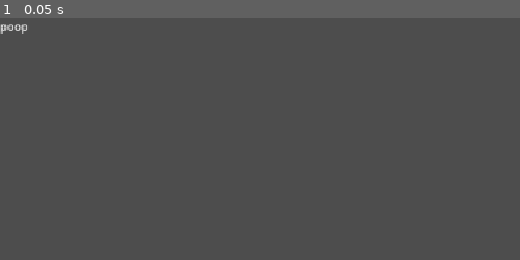
Above: before the commit, frame 1.
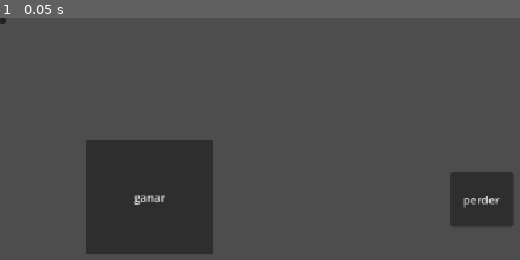
Above: after the commit, the same moment.

Repository: manzanerad/feria-gamer
Game: Godot game, scene res://scenes/main.tscn
Two runs of this game, one before a commit and one after it. Both use one fixed random seed, a clock stepped at 60 frames per second and the inputs below.
Inputs:
- Up to frame 1 (0.05 s): no input

The runs differ from the first frame. In frame 1, 14% of the frame differs, in the area x 0-99%, y 0-98%.

Commit message:
added minigame win and lose funcs and signals

Diff:
--- /dev/null
+++ b/scenes/main.gd
@@ -0,0 +1,24 @@
+extends Control
+@onready
+var minigame_slot = $MinigameSlot
+const MinigameScene: PackedScene = preload("res://scenes/test_minigame.tscn")
+
+
+# Called when the node enters the scene tree for the first time.
+func _ready() -> void:
+	var minigame = MinigameScene.instantiate()
+	minigame_slot.add_child(minigame)
+	minigame.win.connect(timer_gain)
+	minigame.lose.connect(timer_loss)
+
+
+# Called every frame. 'delta' is the elapsed time since the previous frame.
+func _process(delta: float) -> void:
+	pass
+
+
+func timer_gain(score):
+	print("gained score: " + str(score))
+
+func timer_loss():
+	print("womp womp")
--- a/scenes/main.tscn
+++ b/scenes/main.tscn
@@ -1,4 +1,6 @@
 [gd_scene format=3 uid="uid://cfwq3cqteuwv1"]
+
+[ext_resource type="Script" uid="uid://db4ovuw1g2311" path="res://scenes/main.gd" id="1_o5qli"]
 
 [node name="Main" type="Control" unique_id=2093131847]
 layout_mode = 3
@@ -7,9 +9,40 @@
 anchor_bottom = 1.0
 grow_horizontal = 2
 grow_vertical = 2
+script = ExtResource("1_o5qli")
 
-[node name="Label" type="Label" parent="." unique_id=2090029367]
+[node name="MinigameSlot" type="Control" parent="." unique_id=390918939]
+anchors_preset = 0
+offset_right = 40.0
+offset_bottom = 40.0
+
+[node name="CanvasLayer" type="CanvasLayer" parent="." unique_id=1202490534]
+
+[node name="TimeLeftLabel" type="Label" parent="CanvasLayer" unique_id=914747929]
+offset_right = 40.0
+offset_bottom = 23.0
+
+[node name="ResultsScreen" type="Control" parent="." unique_id=942454170]
+anchors_preset = 0
+offset_right = 40.0
+offset_bottom = 40.0
+
+[node name="ResultsLabel" type="Label" parent="ResultsScreen" unique_id=188587181]
 layout_mode = 0
 offset_right = 40.0
 offset_bottom = 23.0
-text = "poop"
+
+[node name="ChoiceScreen" type="Control" parent="." unique_id=1027645474]
+anchors_preset = 0
+offset_right = 40.0
+offset_bottom = 40.0
+
+[node name="OptionA" type="Button" parent="ChoiceScreen" unique_id=1076784278]
+layout_mode = 0
+offset_right = 8.0
+offset_bottom = 8.0
+
+[node name="OptionB" type="Button" parent="ChoiceScreen" unique_id=1765408250]
+layout_mode = 0
+offset_right = 8.0
+offset_bottom = 8.0
--- /dev/null
+++ b/scenes/test_minigame.gd
@@ -0,0 +1,26 @@
+extends Control
+
+signal win(score: float)
+signal lose()
+
+var score: float = 5.0
+
+# Called when the node enters the scene tree for the first time.
+func _ready() -> void:
+	pass # Replace with function body.
+
+
+# Called every frame. 'delta' is the elapsed time since the previous frame.
+func _process(delta: float) -> void:
+	pass
+
+
+
+
+
+func _on_win_pressed() -> void:
+	win.emit(score)
+
+
+func _on_lose_pressed() -> void:
+	lose.emit()
--- /dev/null
+++ b/scenes/test_minigame.tscn
@@ -0,0 +1,32 @@
+[gd_scene format=3 uid="uid://f5ln2q5q21vh"]
+
+[ext_resource type="Script" uid="uid://wtemxlh5u025" path="res://scenes/test_minigame.gd" id="1_ivmg3"]
+
+[node name="TestMinigame" type="Control" unique_id=1722614093]
+layout_mode = 3
+anchors_preset = 15
+anchor_right = 1.0
+anchor_bottom = 1.0
+grow_horizontal = 2
+grow_vertical = 2
+script = ExtResource("1_ivmg3")
+
+[node name="Win" type="Button" parent="." unique_id=1321919540]
+layout_mode = 0
+offset_left = 124.0
+offset_top = 176.0
+offset_right = 307.0
+offset_bottom = 340.0
+text = "ganar"
+
+[node name="Lose" type="Button" parent="." unique_id=633440484]
+layout_mode = 0
+offset_left = 649.0
+offset_top = 222.0
+offset_right = 739.0
+offset_bottom = 301.0
+text = "perder
+"
+
+[connection signal="pressed" from="Win" to="." method="_on_win_pressed"]
+[connection signal="pressed" from="Lose" to="." method="_on_lose_pressed"]
Not shown, added: scenes/main.gd.uid
Not shown, added: scenes/test_minigame.gd.uid
